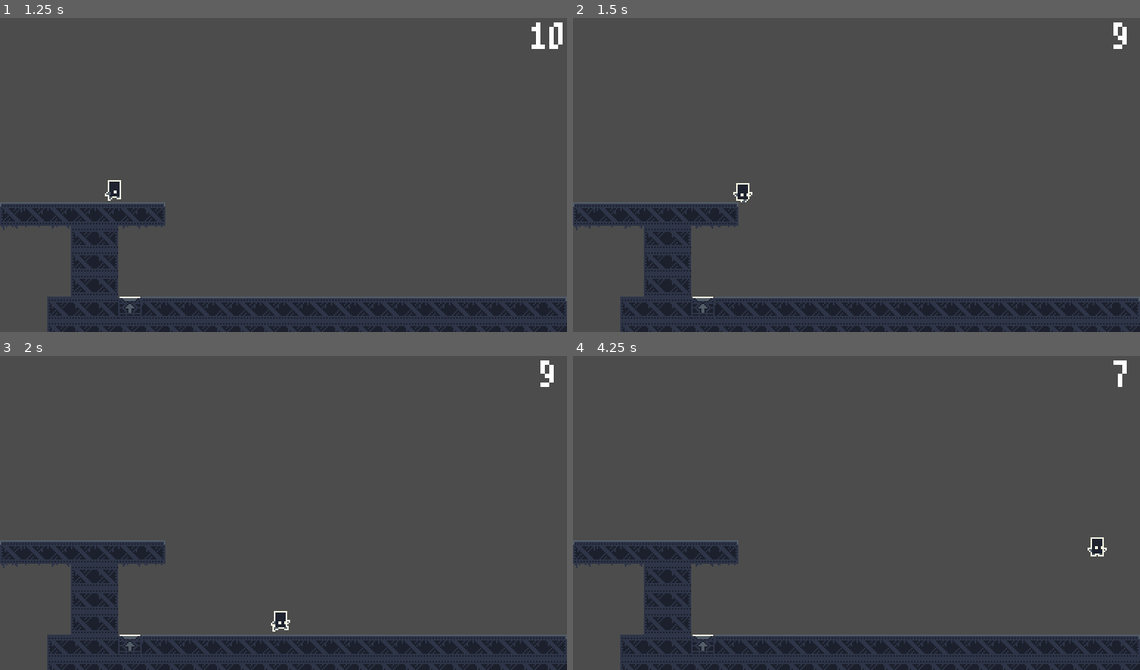
Above: before the commit, frames 1-4 (two rows, left to right).
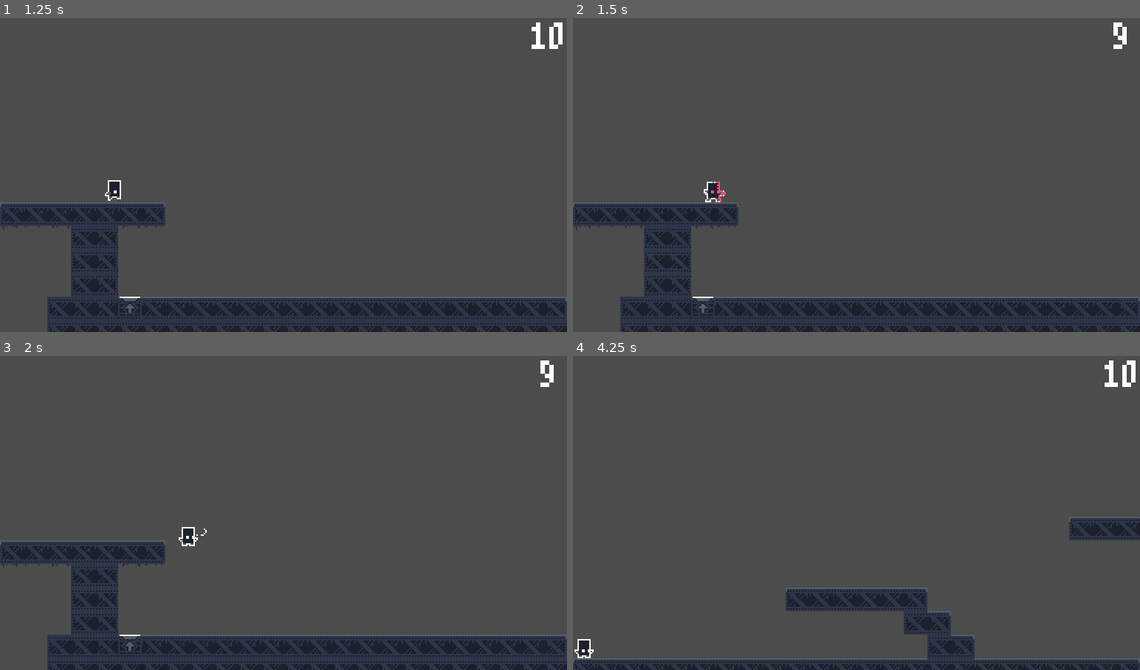
Above: after the commit, the same moments.

Repository: CodePidgy/Time-Step
Game: Godot game, scene res://src/Main/Game.tscn
Same seed, same stepped clock (60 frames per second), same inputs: the game is played once before the commit and once after it.
Inputs (mouse positions are in pixels of both pictures, inside the frame that each line leads up to):
- Up to frame 1 (1.25 s): tap Enter at 0.5 s; move the mouse to (408, 156) at 0.52 s; hold D (move_right) from 0.53 s (still down); hold Right mouse button (atk_heavy) from 0.53 s (still down); tap Space (jump) at 0.77 s
- Up to frame 2 (1.5 s): keep holding D (move_right); move the mouse to (743, 187) at 1.27 s; release Right mouse button (atk_heavy) at 1.28 s; right-click (743, 187) at 1.35 s
- Up to frame 3 (2 s): keep holding D (move_right); tap Space (jump) at 1.52 s
- Up to frame 4 (4.25 s): move the mouse to (913, 440) at 2.02 s; release D (move_right) at 2.03 s; press the mouse at (913, 440) at 2.03 s; hold A (move_left) 2.03-2.78 s; right-click (913, 440) at 2.3 s; move the mouse to (828, 575) at 2.77 s; release the mouse at (828, 575) at 2.78 s; hold D (move_right) from 2.78 s (still down); right-click (828, 575) at 2.85 s; tap Space (jump) at 3.02, 3.77 s; move the mouse to (1026, 560) at 3.52 s; hold Right mouse button (atk_heavy) from 3.53 s (still down)

Frame 1 is identical in both runs. In frame 2, 0.3% of the frame differs, in the area x 23-32%, y 52-59%; in frame 3, 0.3%; in frame 4, 15%, in the area x 0-100%, y 1-100%.

Commit message:
Add Player Heavy Attack

Diff:
--- a/src/Actor/Player/Player.gd
+++ b/src/Actor/Player/Player.gd
@@ -4,12 +4,16 @@
 onready var GRAVITY = ProjectSettings.get("physics/2d/default_gravity")
 onready var SM = $StateMachine
 onready var SPRITE = $Sprite
+onready var SLASH_POINT = $Sprite/SlashPoint
+onready var COOLDOWN = $Sprite/SlashPoint/Cooldown
 onready var COLLISION = $CollisionShape2D
 onready var ANIMATION_PLAYER = $AnimationPlayer
 
 export var SPEED = 150
 export var JUMP_VELOCITY = 350
 export var LAUNCH_SPEED = 700
+
+const Slash = preload("res://src/Actor/Player/Slash/PlayerSlash.tscn")
 
 var attacking = false
 var velocity = Vector2.ZERO
@@ -45,3 +49,12 @@
 	else:
 		attacking = true
 		velocity = Vector2.ZERO
+
+
+func handle_slash():
+	var slash = Slash.instance()
+	slash.global_position = SLASH_POINT.global_position
+	slash.scale.x = SPRITE.scale.x
+
+	slash.set_as_toplevel(true)
+	SLASH_POINT.add_child(slash)
--- a/src/Actor/Player/Player.tscn
+++ b/src/Actor/Player/Player.tscn
@@ -21,6 +21,20 @@
 "transitions": PoolRealArray( 1, 1, 1, 1 ),
 "update": 1,
 "values": [ 20, 21, 22, 23 ]
+}
+tracks/1/type = "method"
+tracks/1/path = NodePath(".")
+tracks/1/interp = 1
+tracks/1/loop_wrap = true
+tracks/1/imported = false
+tracks/1/enabled = true
+tracks/1/keys = {
+"times": PoolRealArray( 0.4 ),
+"transitions": PoolRealArray( 1 ),
+"values": [ {
+"args": [  ],
+"method": "handle_slash"
+} ]
 }
 
 [sub_resource type="Animation" id=3]
@@ -149,9 +163,15 @@
 [node name="Sprite" type="Sprite" parent="."]
 texture = ExtResource( 1 )
 hframes = 24
-frame = 16
+frame = 20
+
+[node name="SlashPoint" type="Position2D" parent="Sprite"]
+position = Vector2( 16, 2 )
+
+[node name="Cooldown" type="Timer" parent="Sprite/SlashPoint"]
 
 [node name="CollisionShape2D" type="CollisionShape2D" parent="."]
+visible = false
 position = Vector2( 0, 2 )
 shape = SubResource( 1 )
 
--- a/src/Actor/Player/PlayerSM.gd
+++ b/src/Actor/Player/PlayerSM.gd
@@ -12,6 +12,8 @@
 			parent.velocity.y = -parent.JUMP_VELOCITY
 		elif event.is_action_pressed("atk_light"):
 			set_state(States.ATK_LIGHT)
+		elif event.is_action_pressed("atk_heavy"):
+			set_state(States.ATK_HEAVY)
 
 
 func _state_logic(delta):
@@ -29,7 +31,7 @@
 			parent.handle_attack()
 		# In ATK_HEAVY
 		States.ATK_HEAVY:
-			pass
+			parent.handle_attack()
 		# In LAUNCH
 		States.LAUNCH:
 			parent.handle_launch()
@@ -74,7 +76,8 @@
 				return States.IDLE
 		# In ATK_HEAVY
 		States.ATK_HEAVY:
-			pass
+			if not parent.attacking:
+				return States.IDLE
 		# In LAUNCH
 		States.LAUNCH:
 			pass
--- /dev/null
+++ b/src/Actor/Player/Slash/PlayerSlash.gd
@@ -0,0 +1,8 @@
+extends Node2D
+
+
+export var SPEED = 100
+
+
+func _physics_process(delta):
+	position.x += SPEED * scale.x * delta
--- a/src/Actor/Player/Slash/PlayerSlash.tscn
+++ b/src/Actor/Player/Slash/PlayerSlash.tscn
@@ -1,5 +1,46 @@
-[gd_scene format=2]
+[gd_scene load_steps=4 format=2]
+
+[ext_resource path="res://assets/art/player/slash sheet.png" type="Texture" id=1]
+[ext_resource path="res://src/Actor/Player/Slash/PlayerSlash.gd" type="Script" id=2]
+
+[sub_resource type="Animation" id=1]
+resource_name = "slash"
+length = 0.4
+tracks/0/type = "value"
+tracks/0/path = NodePath("Sprite:frame")
+tracks/0/interp = 1
+tracks/0/loop_wrap = true
+tracks/0/imported = false
+tracks/0/enabled = true
+tracks/0/keys = {
+"times": PoolRealArray( 0, 0.1, 0.2, 0.3 ),
+"transitions": PoolRealArray( 1, 1, 1, 1 ),
+"update": 1,
+"values": [ 0, 1, 2, 3 ]
+}
+tracks/1/type = "method"
+tracks/1/path = NodePath(".")
+tracks/1/interp = 1
+tracks/1/loop_wrap = true
+tracks/1/imported = false
+tracks/1/enabled = true
+tracks/1/keys = {
+"times": PoolRealArray( 0.4 ),
+"transitions": PoolRealArray( 1 ),
+"values": [ {
+"args": [  ],
+"method": "queue_free"
+} ]
+}
 
 [node name="PlayerSlash" type="Node2D"]
+script = ExtResource( 2 )
 
 [node name="Sprite" type="Sprite" parent="."]
+texture = ExtResource( 1 )
+hframes = 4
+frame = 3
+
+[node name="AnimationPlayer" type="AnimationPlayer" parent="."]
+autoplay = "slash"
+anims/slash = SubResource( 1 )
